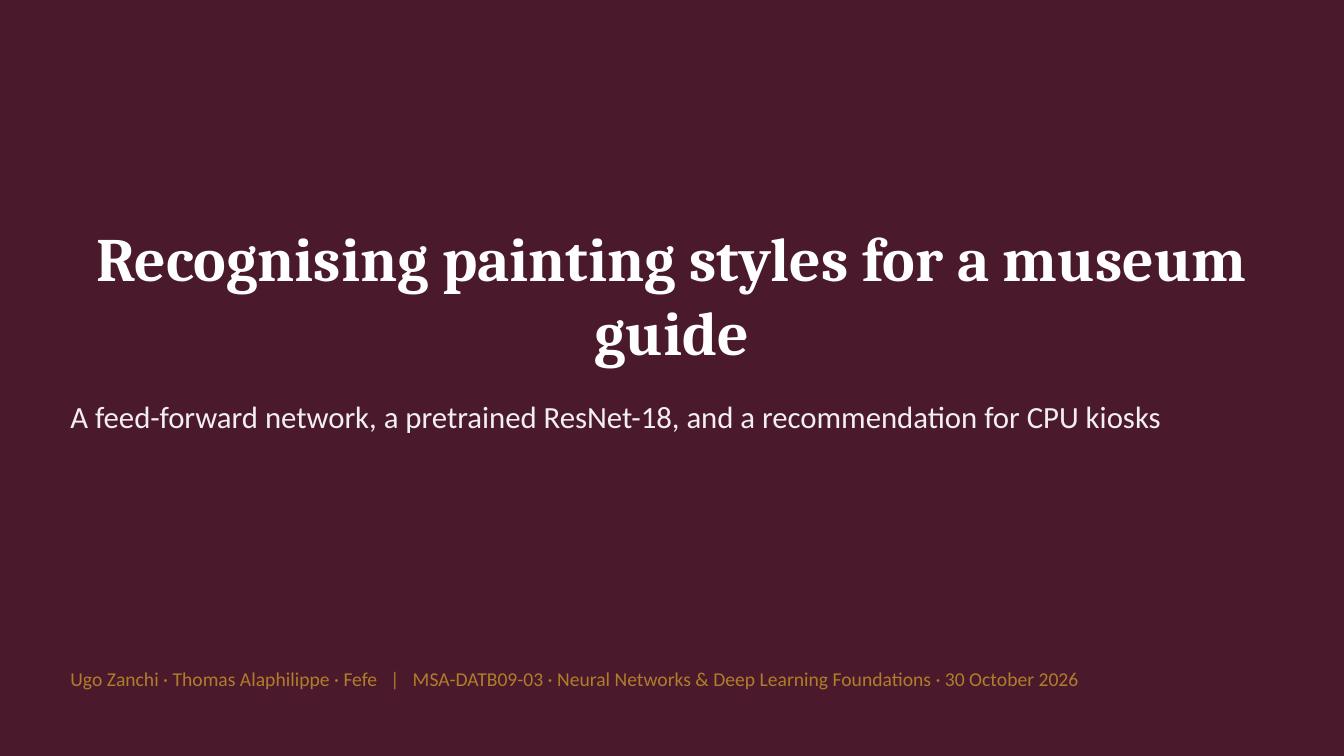
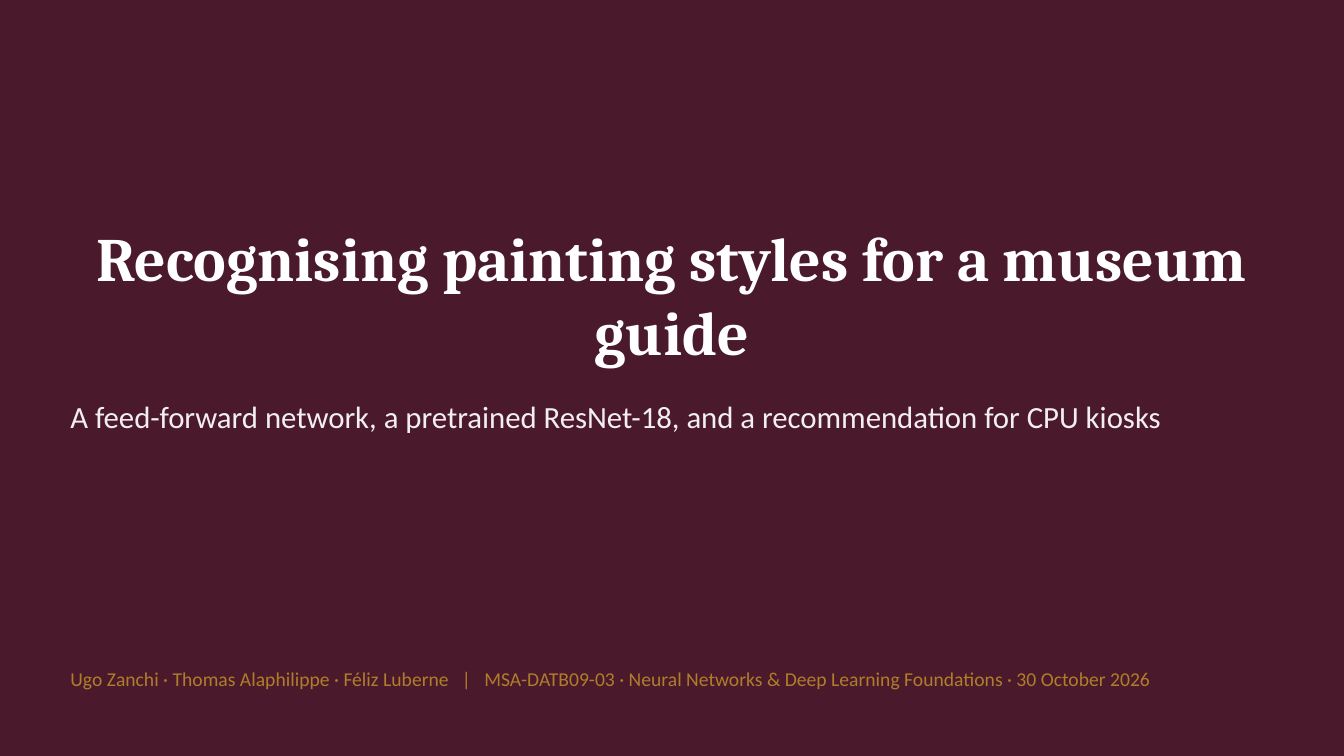
Before and after one commit to ugozchi/nn-deep-learning-foundations, a slide deck: slide 1 of Final Project/presentation/museum_guide.pptx. Drawn at 1344x756 pixels with LibreOffice and Linux fonts; fonts in the diff are those of the drawing. Boxes give left, top, right and bottom in pixels: in the first picture for what was removed or moved away, otherwise in the second. Text is boxed around its words. In the diff, an @@ line names an element or a change of style, - is before the commit and + after.

Commit message:
docs(presentation): write Féliz Luberne's full name on the title slide (#30)

```diff
--- a/Final Project/presentation/museum_guide.pptx
+++ b/Final Project/presentation/museum_guide.pptx
@@ text at box(70, 672, 1150, 689): text changed @@
-Ugo Zanchi · Thomas Alaphilippe · Fefe | MSA-DATB09-03 · Neural Networks & Deep Learning Foundations · 30 October 2026
+Ugo Zanchi · Thomas Alaphilippe · Féliz Luberne | MSA-DATB09-03 · Neural Networks & Deep Learning Foundations · 30 October 2026
```
Also in this commit, not shown: 1 other file.
